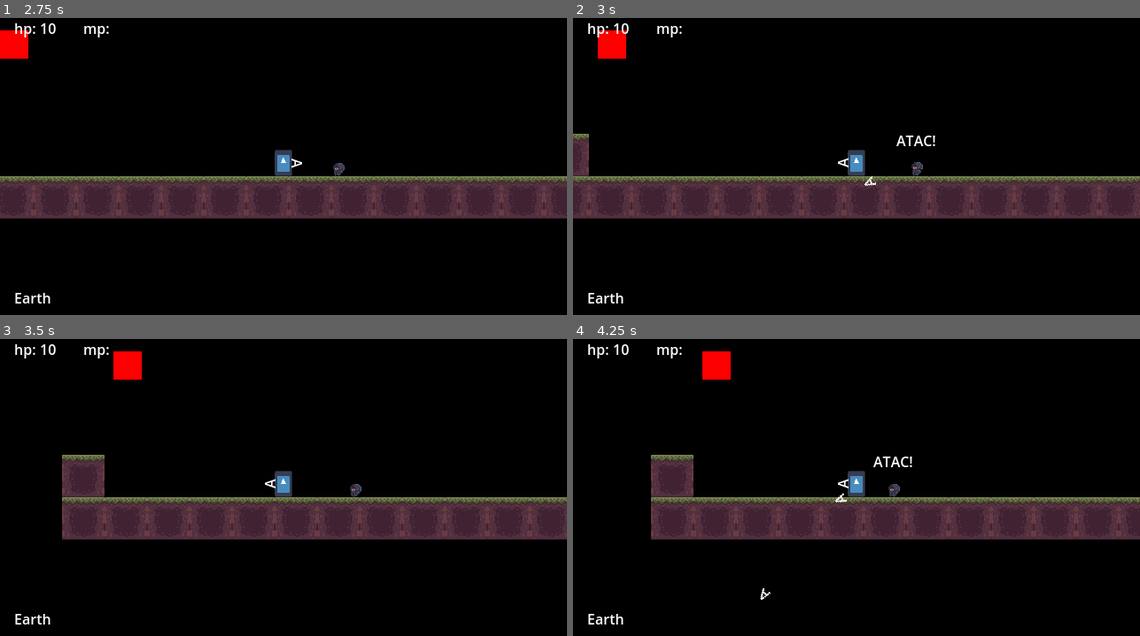
Above: before the commit, frames 1-4 (two rows, left to right).
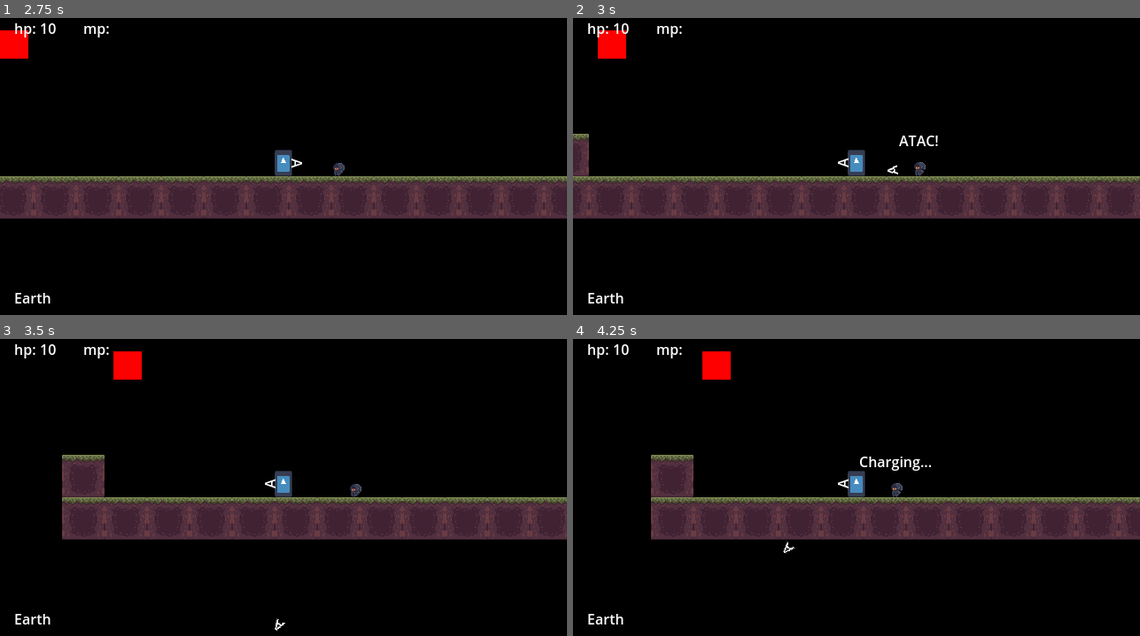
Above: after the commit, the same moments.

Repository: Enweave/pj16
Game: Godot game, scene res://Levels/System/main_menu_level.tscn
The game is run twice, just before and just after one commit, with the same random seed, the same clock (stepped at 60 frames per second) and the same inputs. The engine's default icon, where the game draws it, is replaced by a stand-in: a white triangle on a blue panel in a dark square.
Inputs (mouse positions are in pixels of both pictures, inside the frame that each line leads up to):
- Up to frame 1 (2.75 s): click "Start game" at 0.5 s; tap Enter at 1.25 s; move the mouse to (408, 145) at 1.27 s; hold D (input_MoveRight) 1.28-2 s; tap J (input_Fire) at 1.35 s; click (408, 145) at 1.42 s; tap Space (input_Jump) at 1.52 s; drag from (170, 178) to (289, 163) at 2.02 s
- Up to frame 2 (3 s): move the mouse to (913, 92) at 2.77 s; hold A (input_MoveLeft) from 2.78 s (still down); tap Delete at 2.85 s
- Up to frame 3 (3.5 s): keep holding A (input_MoveLeft)
- Up to frame 4 (4.25 s): release A (input_MoveLeft) at 3.5 s; drag from (828, 546) to (703, 365) at 3.52 s

Frame 1 is identical in both runs. In frame 2, 0.3% of the frame differs, in the area x 51-65%, y 39-57%; in frame 3, less than 0.1%; in frame 4, 0.4%, in the area x 32-64%, y 39-88%.

Commit message:
ai refactor

Diff:
--- a/Actors/Enemies/ground_enemy_ai.gd
+++ b/Actors/Enemies/ground_enemy_ai.gd
@@ -25,25 +25,25 @@
     BehaviourKeys.Chase: "Chase",
     BehaviourKeys.Attack: "Attack"
 }
-var controlled_character: CharacterBase = null
+var controlled_character: CharacterBase
 
 
 func _ready() -> void:
     if owner != null and owner is CharacterBase:
         controlled_character = owner
 
-    if vision_area != null:
-        vision_area.body_entered.connect(_on_vision_entered)
-        vision_area.body_exited.connect(_on_vision_exited)
+        if vision_area != null:
+            vision_area.body_entered.connect(_on_vision_entered)
+            vision_area.body_exited.connect(_on_vision_exited)
 
-    if attack_area != null:
-        attack_area.body_entered.connect(_on_attack_sensor_entered)
-        attack_area.body_exited.connect(_on_attack_sensor_exited)
+        if attack_area != null:
+            attack_area.body_entered.connect(_on_attack_sensor_entered)
+            attack_area.body_exited.connect(_on_attack_sensor_exited)
 
-    %StateMachinePlayer.connect("transited", _on_StateMachinePlayer_transited)
+        %StateMachinePlayer.connect("transited", _on_StateMachinePlayer_transited)
 
-    _patrol_timer.wait_time = patrol_walk_time
-    _patrol_timer.timeout.connect(_on_patrol_timer_timeout)
+        _patrol_timer.wait_time = patrol_walk_time
+        _patrol_timer.timeout.connect(_on_patrol_timer_timeout)
 
 
 func _on_patrol_timer_timeout() -> void:
@@ -54,12 +54,10 @@
     if _current_behaviour == BehaviourKeys.Patrol:
         if _patrol_wait:
             _patrol_timer.wait_time = patrol_wait_time
-            if controlled_character != null:
-                controlled_character.set_control_direction(Vector2.ZERO)
+            controlled_character.set_control_direction(Vector2.ZERO)
         else:
             _patrol_timer.wait_time = patrol_walk_time
-            if controlled_character != null:
-                controlled_character.set_control_direction(_patrol_direction)
+            controlled_character.set_control_direction(_patrol_direction)
         _patrol_timer.start()
 
 
@@ -87,17 +85,18 @@
 
 
 func _chase(_delta)-> void:
-    if _target != null and controlled_character != null:
+    if _target != null:
         var direction: Vector2 = _target.position - controlled_character.position
         direction = direction.normalized()
         controlled_character.set_control_direction(direction)
 
 
 func _attack(_delta) -> void:
-    if _target != null and controlled_character != null:
+    if _target != null:
         var direction: Vector2 = _target.position - controlled_character.position
         direction = direction.normalized()
-        controlled_character.set_control_direction(Vector2.ZERO)
+
+        controlled_character.set_latent_control_direction(direction)
         if current_weapon != null:
             current_weapon.set_target(direction, _target.global_position, _target)
             current_weapon.activate()
@@ -122,3 +121,4 @@
         BEHAVIOURS[BehaviourKeys.Attack]:
             _patrol_timer.stop()
             _current_behaviour = BehaviourKeys.Attack
+            controlled_character.set_control_direction(Vector2.ZERO)
--- a/Common/Framework/Combat/ranged_weapon_base.tscn
+++ b/Common/Framework/Combat/ranged_weapon_base.tscn
@@ -6,7 +6,6 @@
 [node name="RangedWeaponBase" type="Node2D"]
 script = ExtResource("1_iag3j")
 projectile_scene = ExtResource("2_146co")
-windup_time = 0.0
 
 [node name="StatusLabel" type="Label" parent="."]
 unique_name_in_owner = true
--- a/Common/Framework/character_base.gd
+++ b/Common/Framework/character_base.gd
@@ -5,21 +5,26 @@
 
 @export_group("Movement")
 @export var SPEED: float = 200
+
 @export_range(0., 1.) var AIR_CONTROL: float = 1
+
 @export_range(0., 1.) var AIR_FRICTION: float = 0.9
 @export var ACCELERATION: float = 30
-@export_range(0., 1.)var GRAVITY_SCALE: float = 1
-@export_range(0., Constants.TERMINAL_VELOCITY)var TERMINAL_VELOCITY_HORIZONTAL: float = 500
+
+@export_range(0., 1.) var GRAVITY_SCALE: float = 1
+
+@export_range(0., Constants.TERMINAL_VELOCITY) var TERMINAL_VELOCITY_HORIZONTAL: float = 500
+
 @export_range(0., Constants.TERMINAL_VELOCITY) var TERMINAL_VELOCITY_VERTICAL: float = 400
 
 var _use_control_direction: bool = true
 
-@onready var _deceleration: float      = SPEED/8
-
-var _control_direction: Vector2          = Vector2.ZERO
+@onready var _deceleration: float = SPEED/8
+
+var _control_direction: Vector2 = Vector2.ZERO
 var _control_direction_inertial: Vector2 = Vector2.ZERO
-var _control_direction_latent: Vector2   = Vector2.RIGHT
-var _control_direction_scale: float    = 1
+var _control_direction_latent: Vector2 = Vector2.RIGHT
+var _control_direction_scale: float = 1
 
 @onready var _gravity_scale: float = GRAVITY_SCALE
 
@@ -35,14 +40,14 @@
 
 @onready var _jump_num_max: int = JUMP_NUM_MAX
 
-var _jump_triggered: bool       = false
-var _coyote_active: bool        = false
-var _wall_coyote_active: bool   = false
+var _jump_triggered: bool = false
+var _coyote_active: bool = false
+var _wall_coyote_active: bool = false
 
 @onready var _jumps_left: int = JUMP_NUM_MAX
 @onready var _wall_jump_enabled: bool = WALL_JUMP_ENABLED
 
-var _wall_direction: float            = 0
+var _wall_direction: float = 0
 
 @export_group("Misc")
 @export var PUSH_RIGID_BODIES: bool = false
@@ -83,8 +88,10 @@
 func activate_current_feature() -> bool:
     return false
 
+
 func deactivate_current_feature() -> void:
     pass
+
 
 func _apply_jump_force() -> void:
     if WALL_JUMP_ENABLED:
@@ -183,10 +190,12 @@
     if PUSH_RIGID_BODIES:
         _push_rigid_bodies(delta)
 
-func _set_latent_control_direction(in_direction: Vector2) -> void:
+
+func set_latent_control_direction(in_direction: Vector2) -> void:
     if in_direction.x != 0:
         _control_direction_latent.x = in_direction.x
     _control_direction_latent.y = in_direction.y
+
 
 func trigger_jump() -> void:
     var result: bool = _try_perform_jump()
@@ -200,7 +209,7 @@
     _control_direction.x = clamp(in_direction.x, -1, 1)
     _control_direction.y = clamp(in_direction.y, -1, 1)
 
-    _set_latent_control_direction(_control_direction)
+    set_latent_control_direction(_control_direction)
 
     if is_on_floor():
         _control_direction_inertial = Vector2.ZERO
@@ -211,7 +220,6 @@
             _control_direction_inertial.y = _control_direction.y
 
 
-
 func get_latent_control_direction() -> Vector2:
     return _control_direction_latent
 
